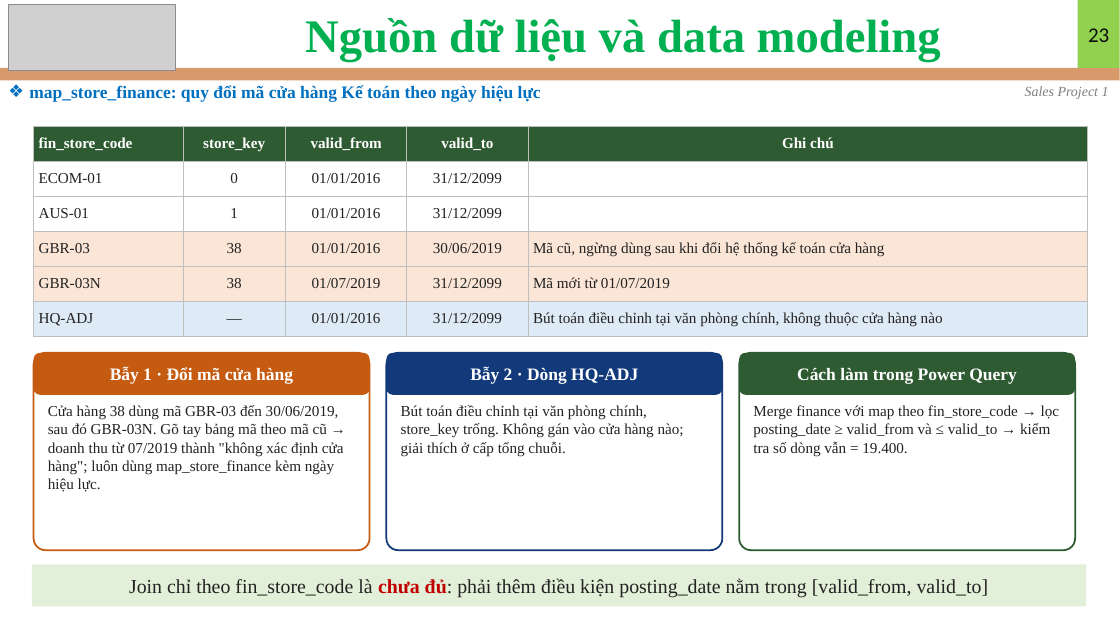
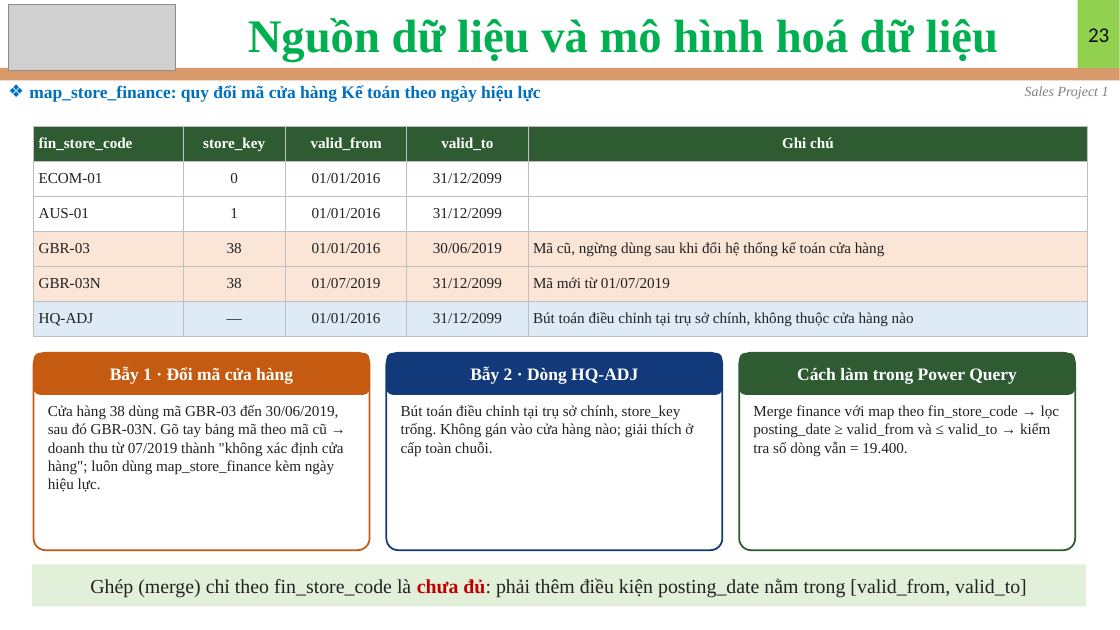
Before and after one commit to nguyennguyenphuc/eDA-Mentor, a slide deck: slide 23 of Sales/Sales Data/Project 1/Slide_Project_1.pptx. Drawn at 1120x630 pixels with LibreOffice and Linux fonts; fonts in the diff are those of the drawing; grey boxes stand for pictures. Boxes give left, top, right and bottom in pixels: in the first picture for what was removed or moved away, otherwise in the second. Text is boxed around its words. In the diff, an @@ line names an element or a change of style, - is before the commit and + after.

```diff
--- a/Sales/Sales Data/Project 1/Slide_Project_1.pptx
+++ b/Sales/Sales Data/Project 1/Slide_Project_1.pptx
@@ text at (x1=248, y1=18, x2=998, y2=62): text changed @@
-Nguồn dữ liệu và data modeling
+Nguồn dữ liệu và mô hình hoá dữ liệu
@@ table at (x1=34, y1=126, x2=1087, y2=336) @@
-row 6, column 5: Bút toán điều chỉnh tại văn phòng chính, không thuộc cửa hàng nào
+row 6, column 5: Bút toán điều chỉnh tại trụ sở chính, không thuộc cửa hàng nào
@@ text at (x1=401, y1=405, x2=693, y2=457): text changed @@
-Bút toán điều chỉnh tại văn phòng chính, store_key trống. Không gán vào cửa hàng nào; giải thích ở cấp tổng chuỗi.
+Bút toán điều chỉnh tại trụ sở chính, store_key trống. Không gán vào cửa hàng nào; giải thích ở cấp toàn chuỗi.
@@ text in rectangle at (x1=90, y1=578, x2=1027, y2=598): text changed @@
-Join chỉ theo fin_store_code là chưa đủ: phải thêm điều kiện posting_date nằm trong [valid_from, valid_to]
+Ghép (merge) chỉ theo fin_store_code là chưa đủ: phải thêm điều kiện posting_date nằm trong [valid_from, valid_to]
```
Also in this commit, not shown: 39 other slides changed, 24 other files.
